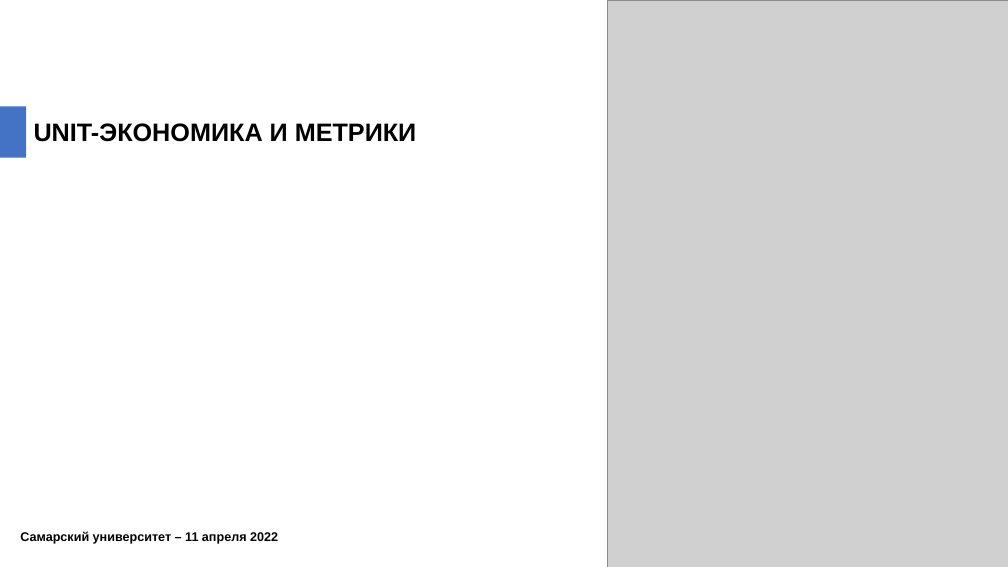
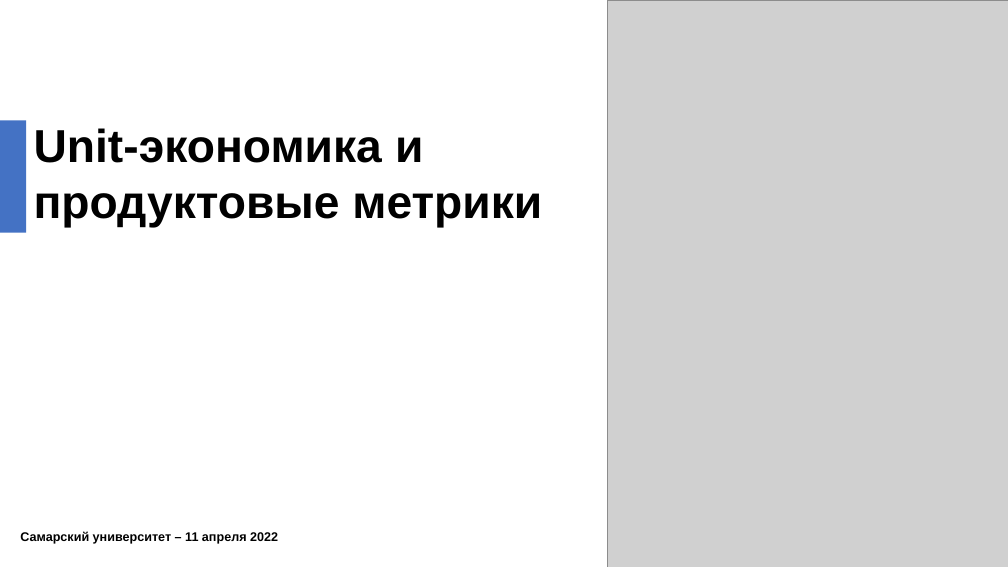
Before and after one commit to xtrueman/soft_dev_mgmt_course, a slide deck: slide 1 of slides/Unit-economics.pptx. Drawn at 1008x567 pixels with LibreOffice and Linux fonts; fonts in the diff are those of the drawing; grey boxes stand for pictures. Boxes give left, top, right and bottom in pixels: in the first picture for what was removed or moved away, otherwise in the second. Text is boxed around its words. In the diff, an @@ line names an element or a change of style, - is before the commit and + after.

```diff
--- a/slides/Unit-economics.pptx
+++ b/slides/Unit-economics.pptx
@@ rectangle: place and size @@
-rectangle at (0,107,26,158)
+rectangle at (0,120,26,232)
@@ text at (34,128,542,227): text changed; size 24 to 44 pt @@
-UNIT-ЭКОНОМИКА И МЕТРИКИ
+Unit-экономика и
+продуктовые метрики
```
Also in this commit, not shown: 1 other file.
